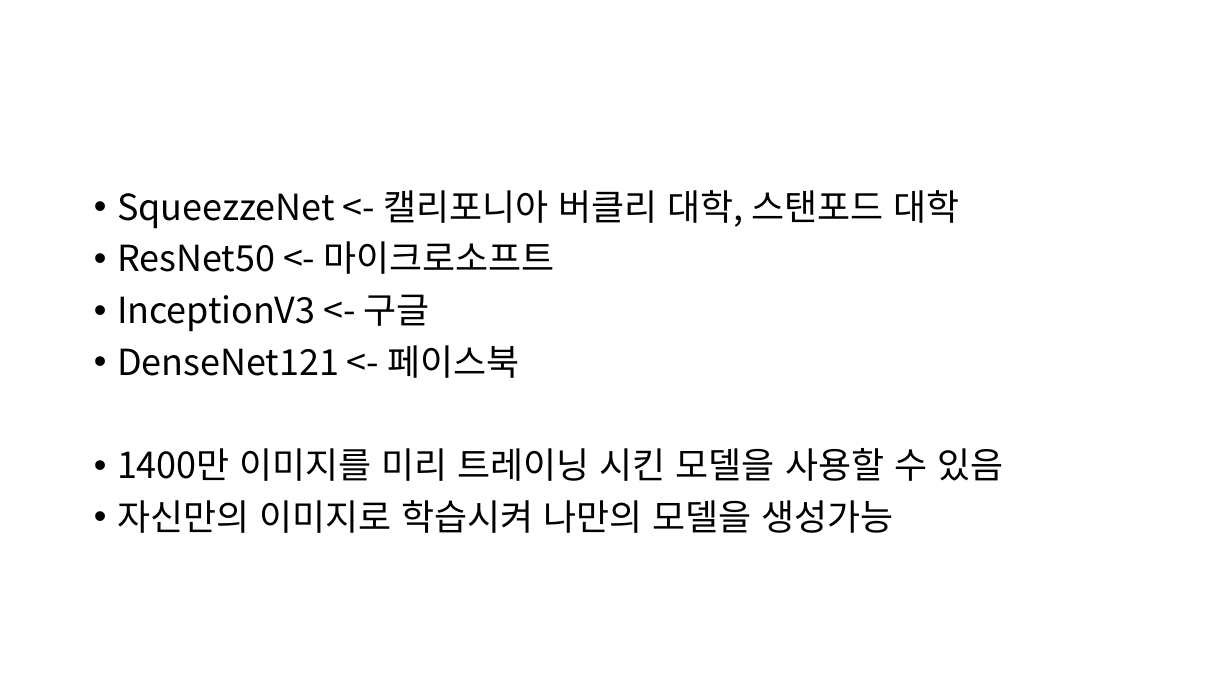
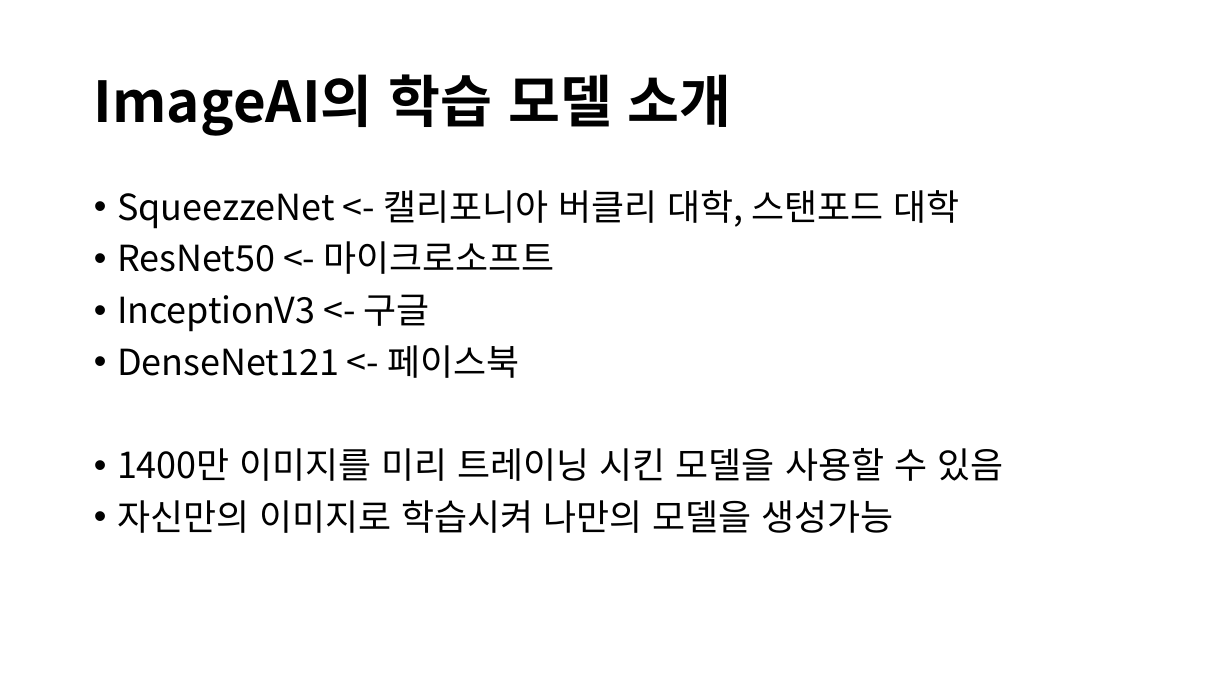
Before and after one commit to CheonSeounghyun/Coordination-Recommend, a slide deck: slide 7 of document/Capston Design Proposal_6week.pptx. Drawn at 1232x693 pixels with LibreOffice and Linux fonts; fonts in the diff are those of the drawing. Boxes give left, top, right and bottom in pixels: in the first picture for what was removed or moved away, otherwise in the second. Text is boxed around its words. In the diff, an @@ line names an element or a change of style, - is before the commit and + after.

```diff
--- a/document/Capston Design Proposal_6week.pptx
+++ b/document/Capston Design Proposal_6week.pptx
@@ title added at <box>94,74,732,136</box>, 44 pt, text #000000, bold @@
+ImageAI의 학습 모델 소개
```
Also in this commit, not shown: 10 other slides changed, 1 slide added, 1 slide removed.
